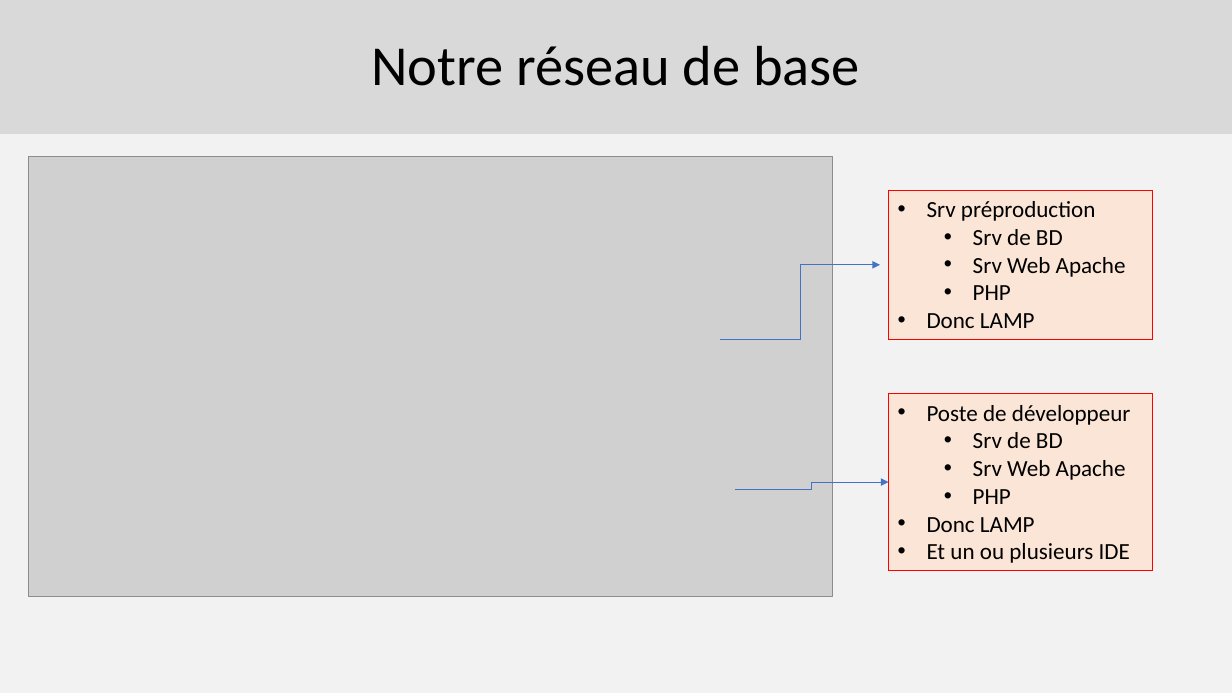
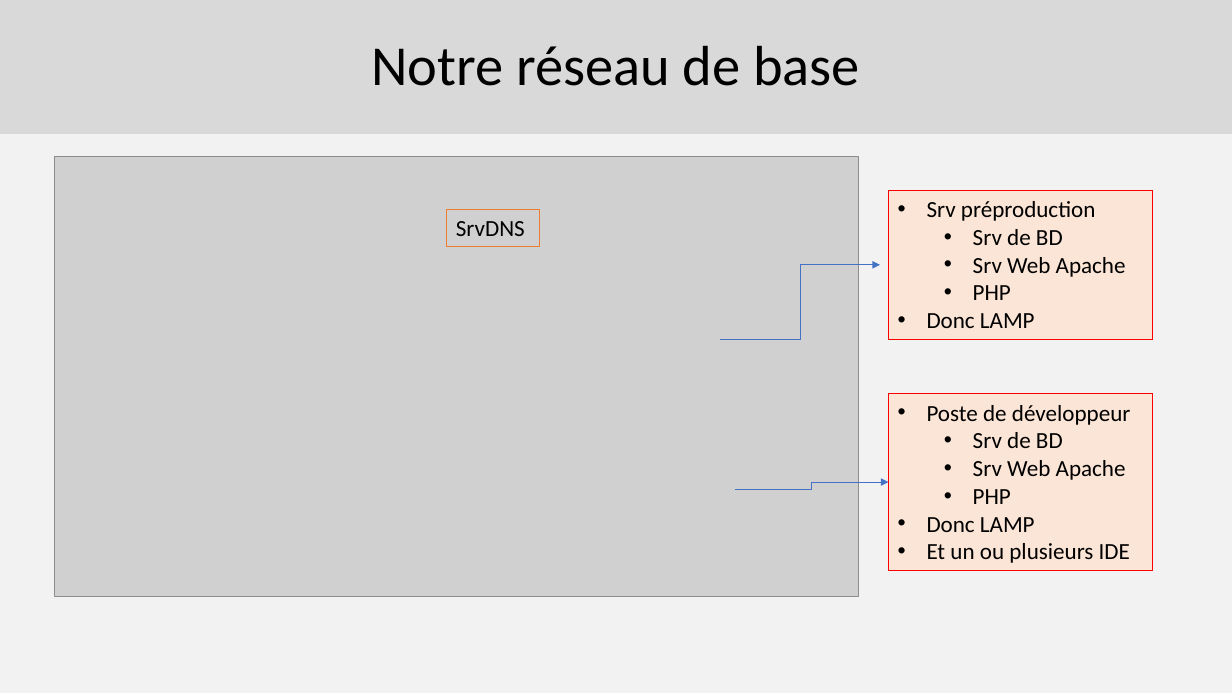
Before and after one commit to simonquillaud/420-W44-SF-v2, a slide deck: slide 3 of Module01_Intro/Module1_IntroInfra.pptx. Drawn at 1232x693 pixels with LibreOffice and Linux fonts; fonts in the diff are those of the drawing; grey boxes stand for pictures. Boxes give left, top, right and bottom in pixels: in the first picture for what was removed or moved away, otherwise in the second. Text is boxed around its words. In the diff, an @@ line names an element or a change of style, - is before the commit and + after.

```diff
--- a/Module01_Intro/Module1_IntroInfra.pptx
+++ b/Module01_Intro/Module1_IntroInfra.pptx
@@ picture: place and size @@
-picture at box(29, 157, 833, 597)
+picture at box(55, 157, 859, 597)
@@ rectangle added at box(446, 209, 539, 246), outline #ED7D31 0.75 pt, 18 pt, text #000000 @@
+SrvDNS
```
Also in this commit, not shown: 3 other files.
